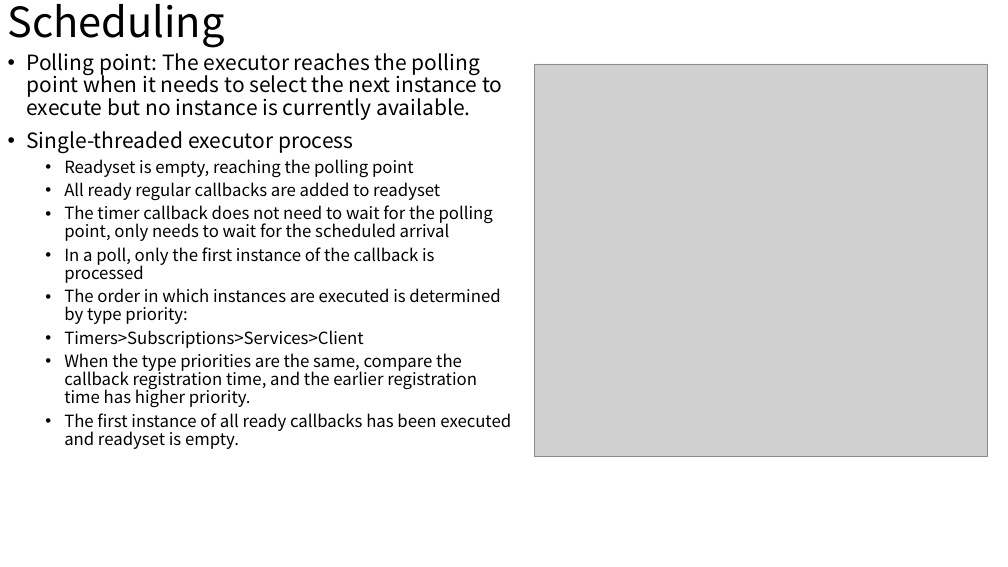
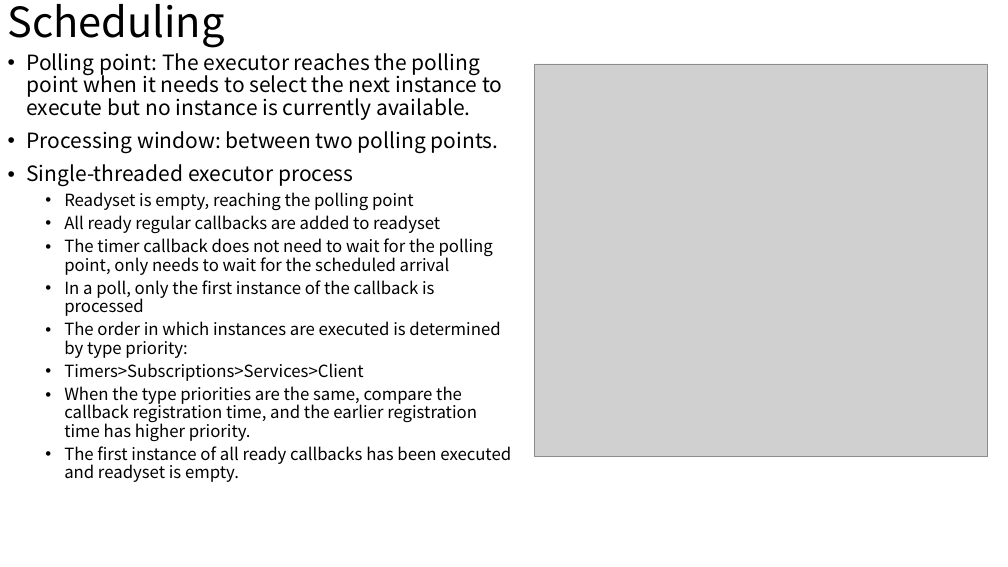
Before and after one commit to wsm6636/note, a slide deck: slide 3 of 06-ppt/discussion/0524.pptx. Drawn at 1008x567 pixels with LibreOffice and Linux fonts; fonts in the diff are those of the drawing; grey boxes stand for pictures. Boxes give left, top, right and bottom in pixels: in the first picture for what was removed or moved away, otherwise in the second. Text is boxed around its words. In the diff, an @@ line names an element or a change of style, - is before the commit and + after.

```diff
--- a/06-ppt/discussion/0524.pptx
+++ b/06-ppt/discussion/0524.pptx
@@ text at box(26, 131, 499, 153): paragraph added @@
+• Processing window: between two polling points.
```
Also in this commit, not shown: 4 other slides changed, 7 other files.
